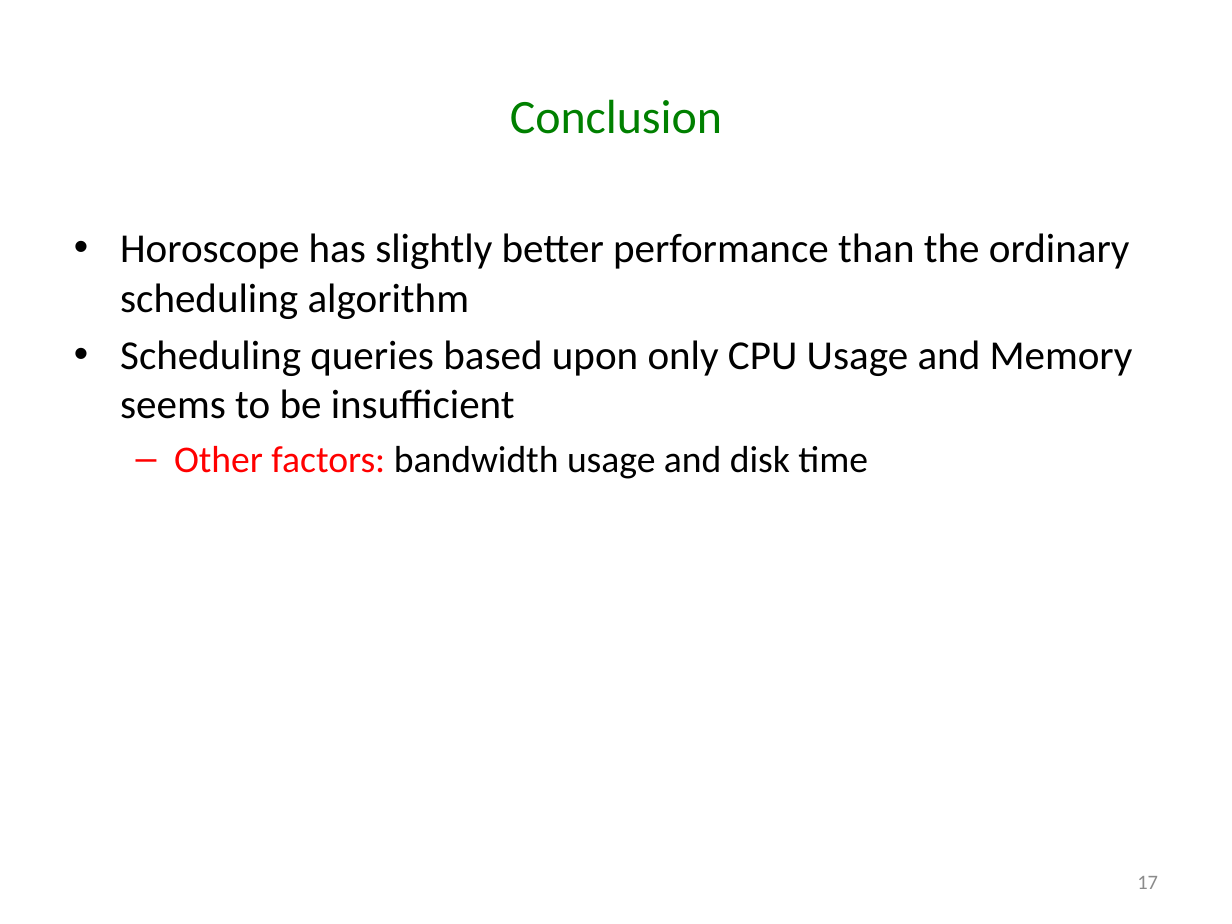
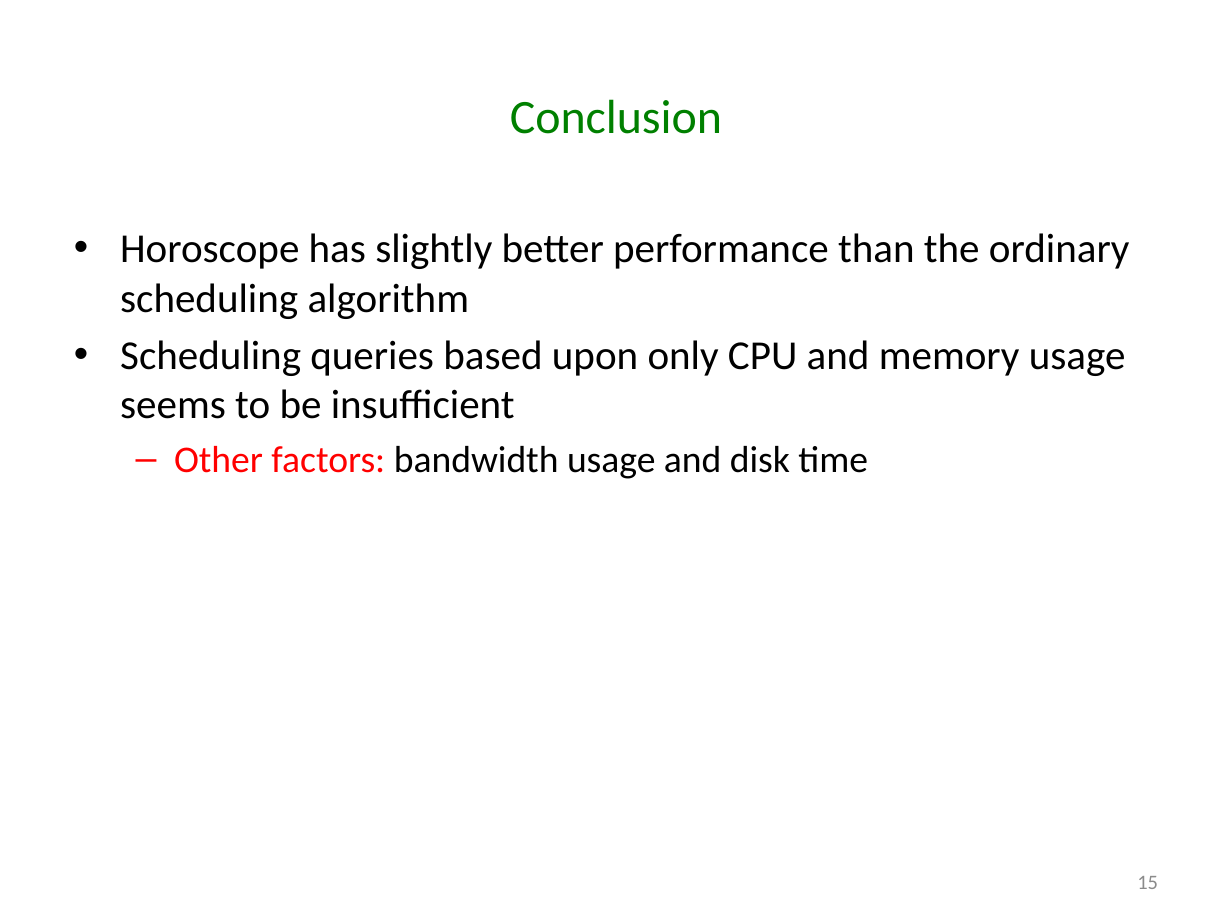
Before and after one commit to godares79/CS848-Project, a slide deck: slide 15 of PresentationSlides/Presentation.pptx (slide 17 before the commit). Drawn at 1232x924 pixels with LibreOffice and Linux fonts; fonts in the diff are those of the drawing. Boxes give left, top, right and bottom in pixels: in the first picture for what was removed or moved away, otherwise in the second. Text is boxed around its words. In the diff, an @@ line names an element or a change of style, - is before the commit and + after.

```diff
--- a/PresentationSlides/Presentation.pptx
+++ b/PresentationSlides/Presentation.pptx
@@ text at box(120, 340, 1126, 419): text changed @@
-• Scheduling queries based upon only CPU Usage and Memory seems to be insufficient
+• Scheduling queries based upon only CPU and memory usage seems to be insufficient
@@ page number at box(1137, 876, 1158, 889): text changed @@
-17
+15
```
Also in this commit, not shown: 12 other slides changed, 2 slides removed.
